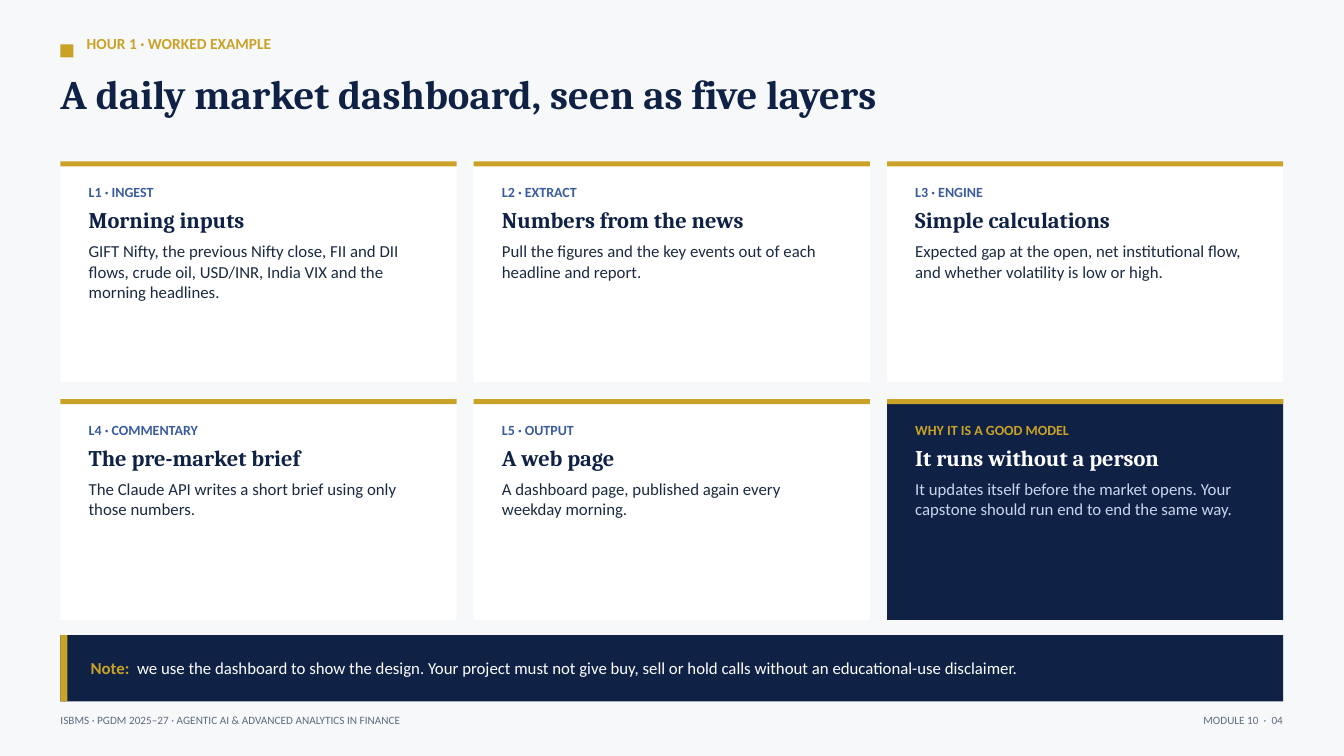
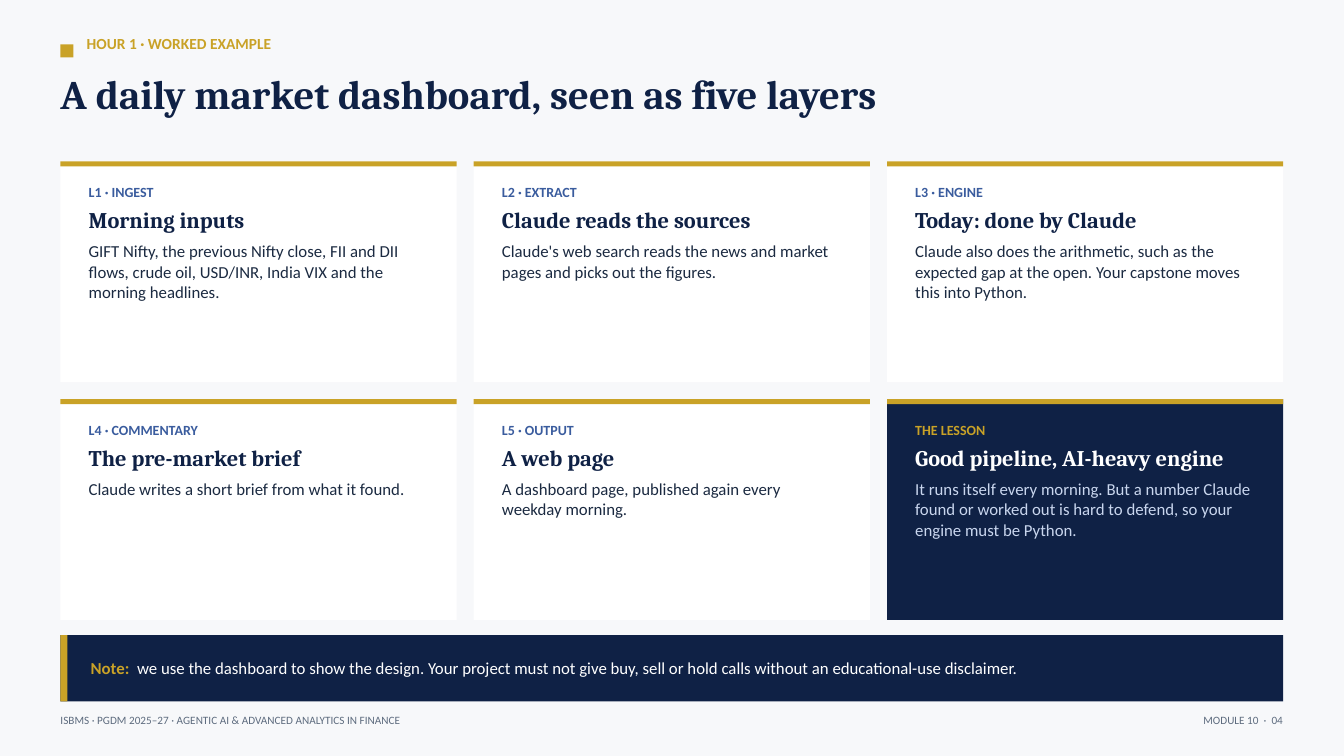
Before and after one commit to tejasgjadhav/AIFINANCE, a slide deck: slide 4 of slides/Module-10-GCC-Capstone.pptx. Drawn at 1344x756 pixels with LibreOffice and Linux fonts; fonts in the diff are those of the drawing. Boxes give left, top, right and bottom in pixels: in the first picture for what was removed or moved away, otherwise in the second. Text is boxed around its words. In the diff, an @@ line names an element or a change of style, - is before the commit and + after.

```diff
--- a/slides/Module-10-GCC-Capstone.pptx
+++ b/slides/Module-10-GCC-Capstone.pptx
@@ text at (x1=502, y1=212, x2=828, y2=281): text changed @@
-Numbers from the news
-Pull the figures and the key events out of each headline and report.
+Claude reads the sources
+Claude's web search reads the news and market pages and picks out the figures.
@@ text at (x1=915, y1=212, x2=1241, y2=301): text changed @@
-Simple calculations
-Expected gap at the open, net institutional flow, and whether volatility is low or high.
+Today: done by Claude
+Claude also does the arithmetic, such as the expected gap at the open. Your capstone moves this into Python.
@@ text at (x1=915, y1=426, x2=1250, y2=539): text changed @@
-WHY IT IS A GOOD MODEL
-It runs without a person
-It updates itself before the market opens. Your capstone should run end to end the same way.
+THE LESSON
+Good pipeline, AI-heavy engine
+It runs itself every morning. But a number Claude found or worked out is hard to defend, so your engine must be Python.
@@ text at (x1=89, y1=483, x2=404, y2=495): text changed @@
-The Claude API writes a short brief using only those numbers.
+Claude writes a short brief from what it found.
```
Also in this commit, not shown: 1 other slide changed, 11 other files.
